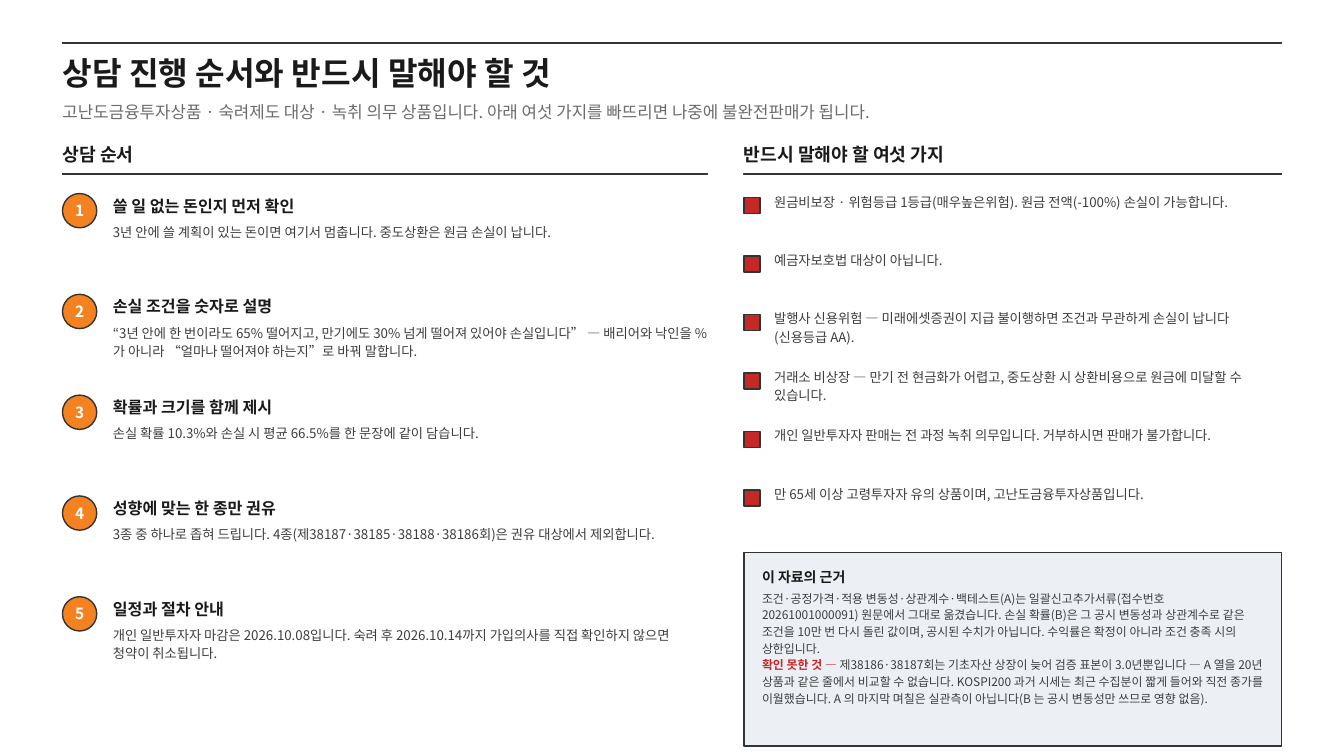
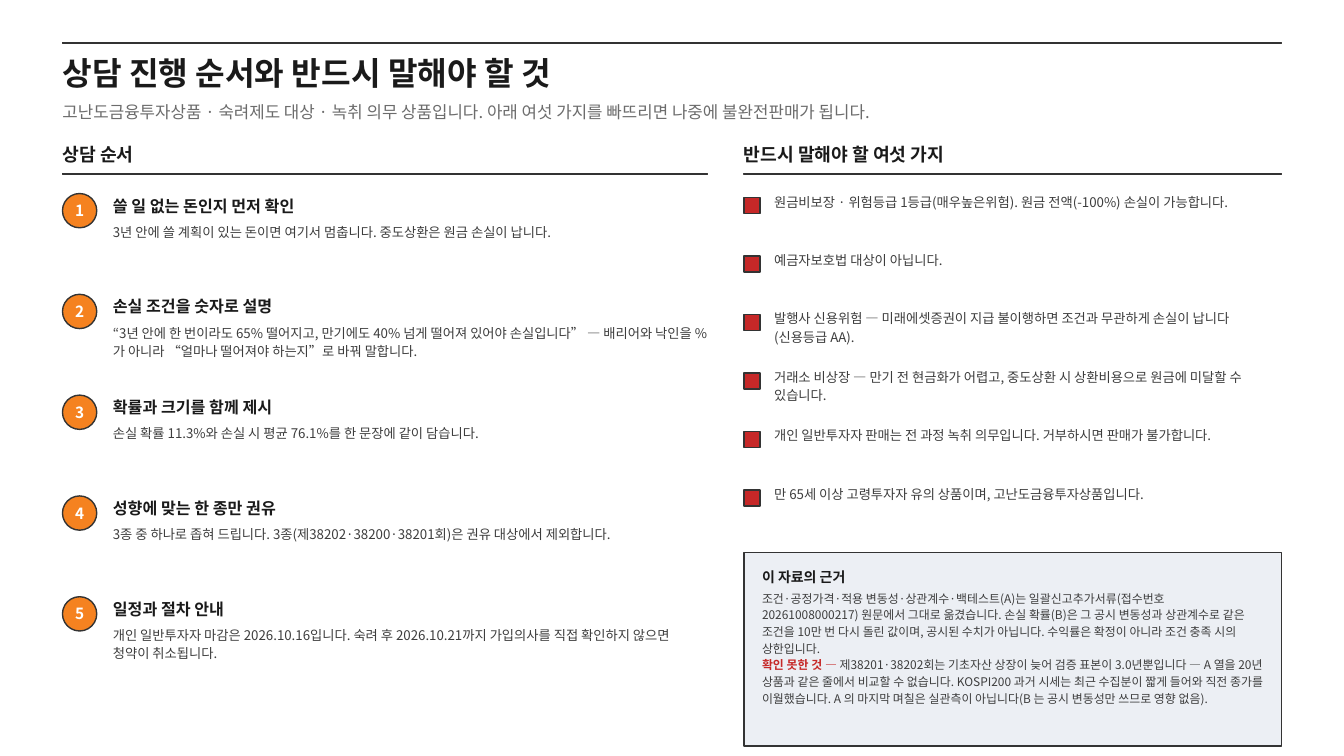
Before and after one commit to hanaroline/work_1, a slide deck: slide 8 of els-sales-deck.pptx. Drawn at 1344x756 pixels with LibreOffice and Linux fonts; fonts in the diff are those of the drawing. Boxes give left, top, right and bottom in pixels: in the first picture for what was removed or moved away, otherwise in the second. Text is boxed around its words. In the diff, an @@ line names an element or a change of style, - is before the commit and + after.

```diff
--- a/els-sales-deck.pptx
+++ b/els-sales-deck.pptx
@@ text at [113,327,692,357]: text changed @@
-“3년 안에 한 번이라도 65% 떨어지고, 만기에도 30% 넘게 떨어져 있어야 손실입니다” — 배리어와 낙인을 %가 아니라 “얼마나 떨어져야 하는지”로 바꿔 말합니다.
+“3년 안에 한 번이라도 65% 떨어지고, 만기에도 40% 넘게 떨어져 있어야 손실입니다” — 배리어와 낙인을 %가 아니라 “얼마나 떨어져야 하는지”로 바꿔 말합니다.
@@ text at [113,427,479,439]: text changed @@
-손실 확률 10.3%와 손실 시 평균 66.5%를 한 문장에 같이 담습니다.
+손실 확률 11.3%와 손실 시 평균 76.1%를 한 문장에 같이 담습니다.
@@ text at [113,528,611,542]: text changed @@
-3종 중 하나로 좁혀 드립니다. 4종(제38187·38185·38188·38186회)은 권유 대상에서 제외합니다.
+3종 중 하나로 좁혀 드립니다. 3종(제38202·38200·38201회)은 권유 대상에서 제외합니다.
@@ text at [762,593,1245,654]: text changed @@
-조건·공정가격·적용 변동성·상관계수·백테스트(A)는 일괄신고추가서류(접수번호 20261001000091) 원문에서 그대로 옮겼습니다. 손실 확률(B)은 그 공시 변동성과 상관계수로 같은 조건을 10만 번 다시 돌린 값이며, 공시된 수치가 아닙니다. 수익률은 확정이 아니라 조건 충족 시의 상한입니다.
+조건·공정가격·적용 변동성·상관계수·백테스트(A)는 일괄신고추가서류(접수번호 20261008000217) 원문에서 그대로 옮겼습니다. 손실 확률(B)은 그 공시 변동성과 상관계수로 같은 조건을 10만 번 다시 돌린 값이며, 공시된 수치가 아닙니다. 수익률은 확정이 아니라 조건 충족 시의 상한입니다.
@@ text at [113,629,670,659]: text changed @@
-개인 일반투자자 마감은 2026.10.08입니다. 숙려 후 2026.10.14까지 가입의사를 직접 확인하지 않으면 청약이 취소됩니다.
+개인 일반투자자 마감은 2026.10.16입니다. 숙려 후 2026.10.21까지 가입의사를 직접 확인하지 않으면 청약이 취소됩니다.
@@ text at [762,659,1263,705]: text changed @@
-확인 못한 것 — 제38186·38187회는 기초자산 상장이 늦어 검증 표본이 3.0년뿐입니다 — A 열을 20년 상품과 같은 줄에서 비교할 수 없습니다. KOSPI200 과거 시세는 최근 수집분이 짧게 들어와 직전 종가를 이월했습니다. A 의 마지막 며칠은 실관측이 아닙니다(B 는 공시 변동성만 쓰므로 영향 없음).
+확인 못한 것 — 제38201·38202회는 기초자산 상장이 늦어 검증 표본이 3.0년뿐입니다 — A 열을 20년 상품과 같은 줄에서 비교할 수 없습니다. KOSPI200 과거 시세는 최근 수집분이 짧게 들어와 직전 종가를 이월했습니다. A 의 마지막 며칠은 실관측이 아닙니다(B 는 공시 변동성만 쓰므로 영향 없음).
```
Also in this commit, not shown: 7 other slides changed, 23 other files.
